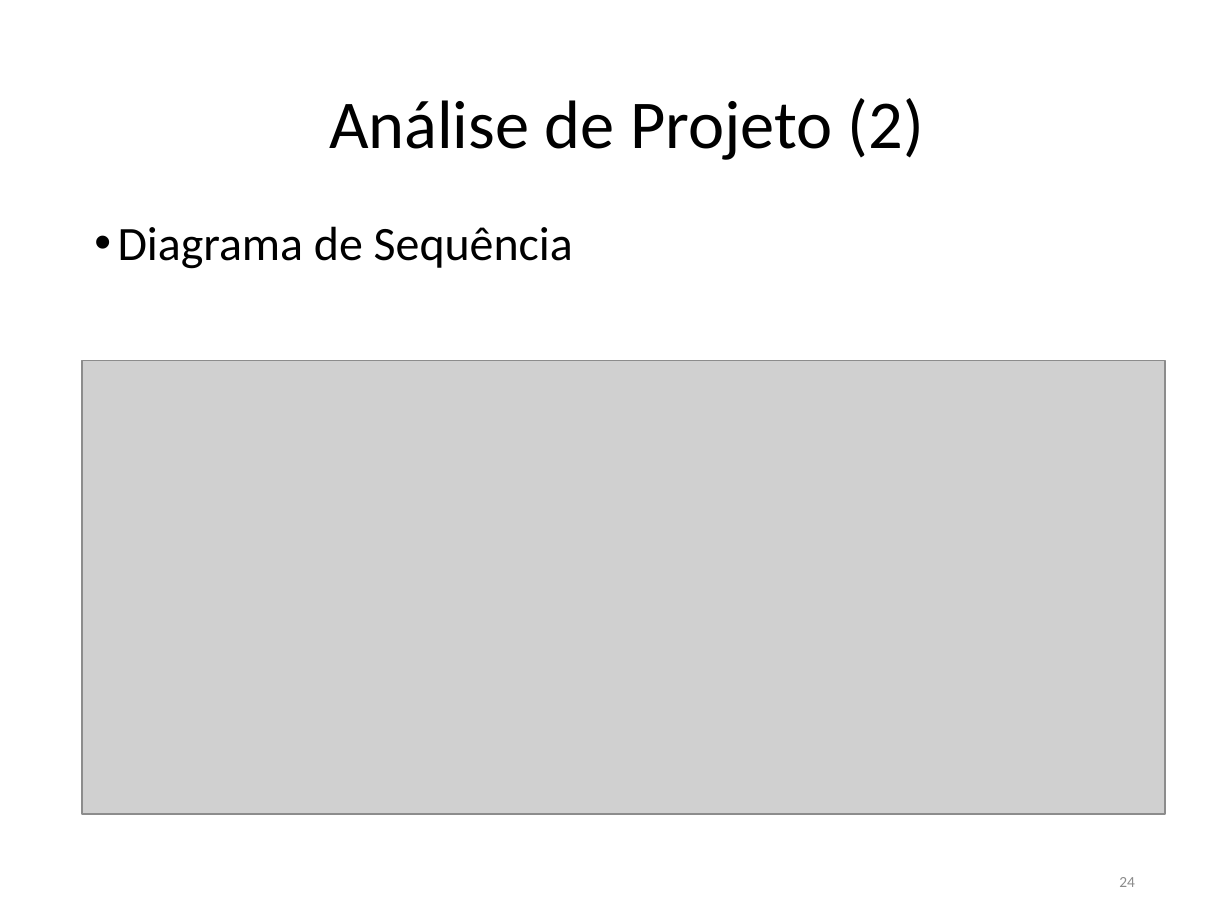
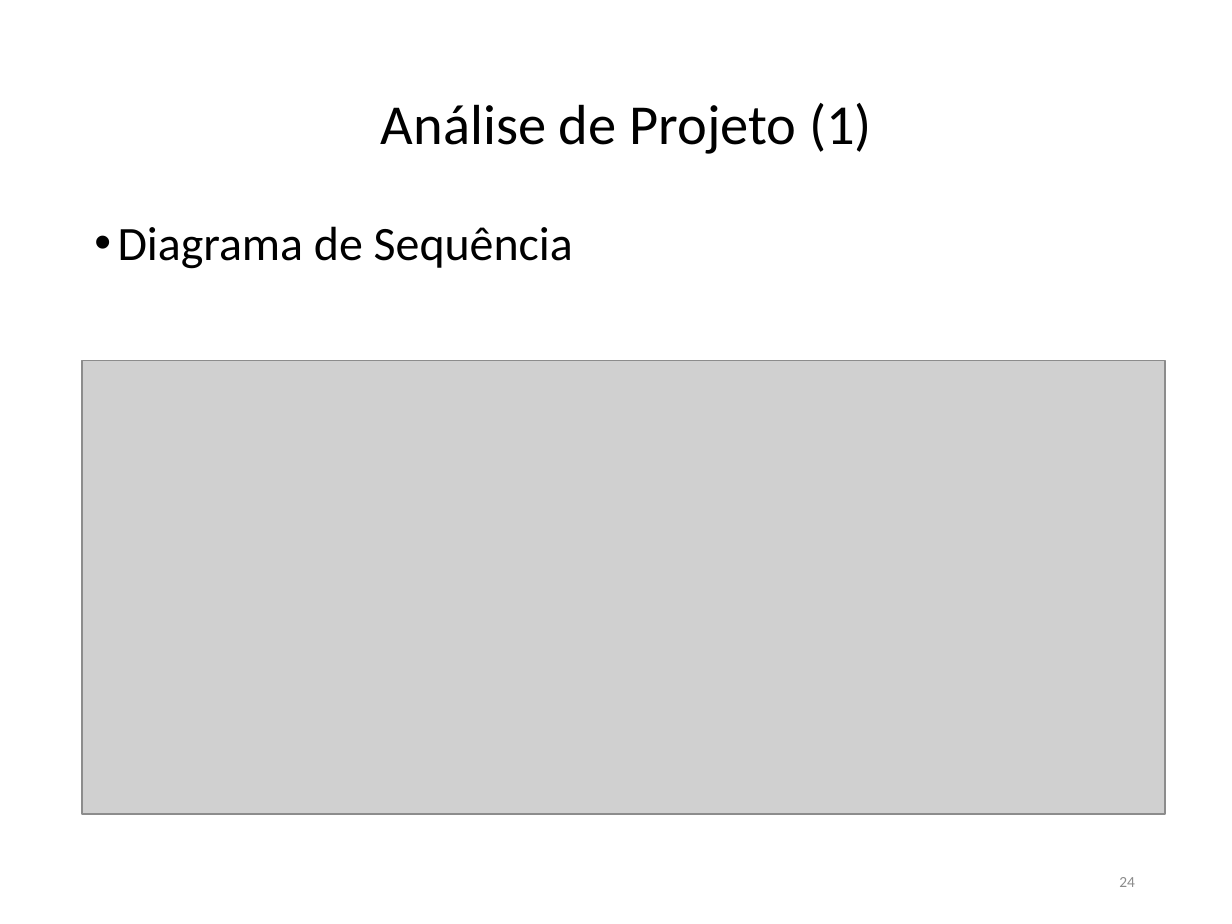
Before and after one commit to FatimaFerreiradeSousa/TCC-Mobile-Leaning, a slide deck: slide 24 of TCC - Documento/TCC II.pptx. Drawn at 1232x924 pixels with LibreOffice and Linux fonts; fonts in the diff are those of the drawing; grey boxes stand for pictures. Boxes give left, top, right and bottom in pixels: in the first picture for what was removed or moved away, otherwise in the second. Text is boxed around its words. In the diff, an @@ line names an element or a change of style, - is before the commit and + after.

```diff
--- a/TCC - Documento/TCC II.pptx
+++ b/TCC - Documento/TCC II.pptx
@@ title at (381,103,872,154): text changed; size 40 to 33 pt @@
-Análise de Projeto (2)
+Análise de Projeto (1)
```
Also in this commit, not shown: 18 other slides changed.
